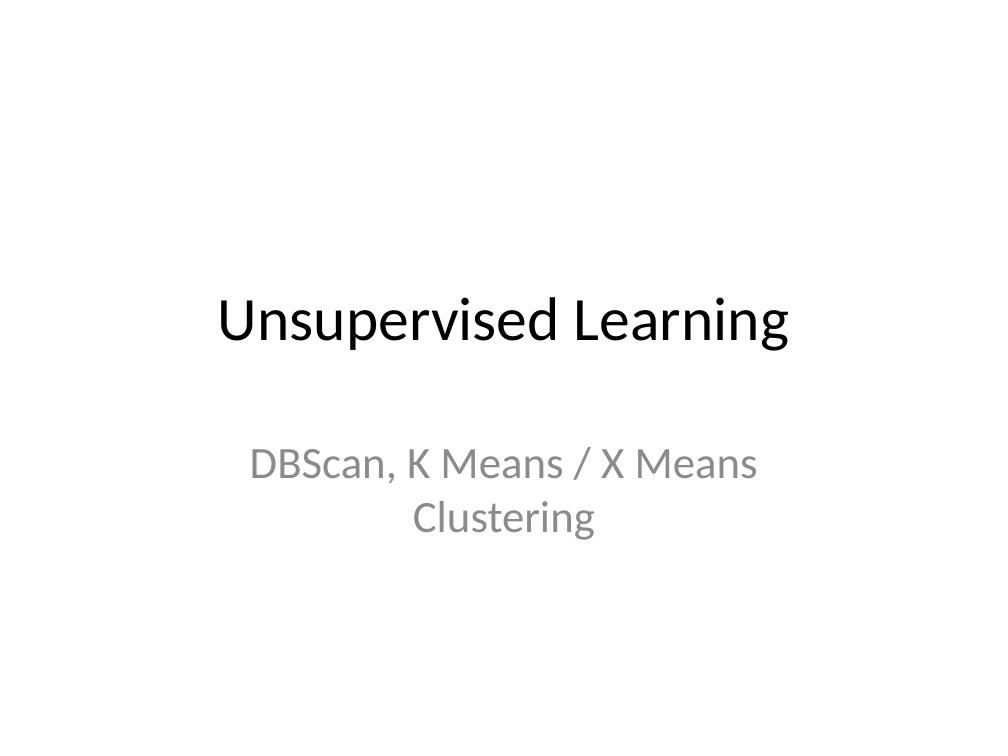
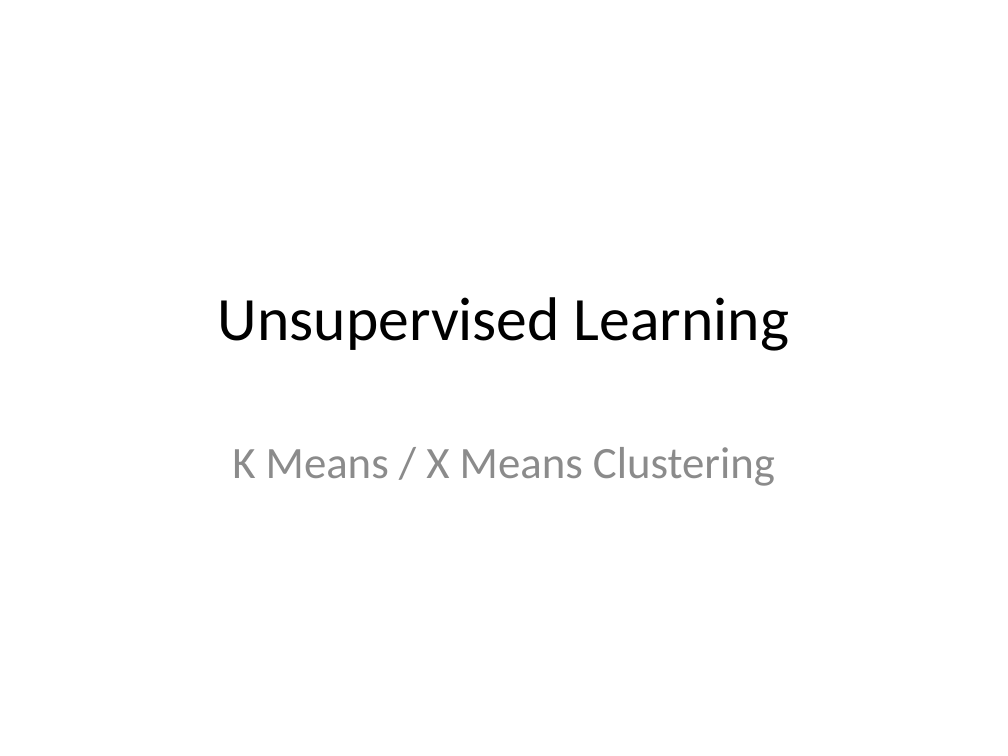
Before and after one commit to deadofied/ac299r, a slide deck: slide 1 of presentations/kmeans_clustering.pptx. Drawn at 1008x756 pixels with LibreOffice and Linux fonts; fonts in the diff are those of the drawing. Boxes give left, top, right and bottom in pixels: in the first picture for what was removed or moved away, otherwise in the second. Text is boxed around its words. In the diff, an @@ line names an element or a change of style, - is before the commit and + after.

```diff
--- a/presentations/kmeans_clustering.pptx
+++ b/presentations/kmeans_clustering.pptx
@@ subtitle at [232,447,775,486]: text changed @@
-DBScan, K Means / X Means Clustering
+K Means / X Means Clustering
```
Also in this commit, not shown: 2 other slides changed, 13 slides added, 14 slides removed, 4 other files.
